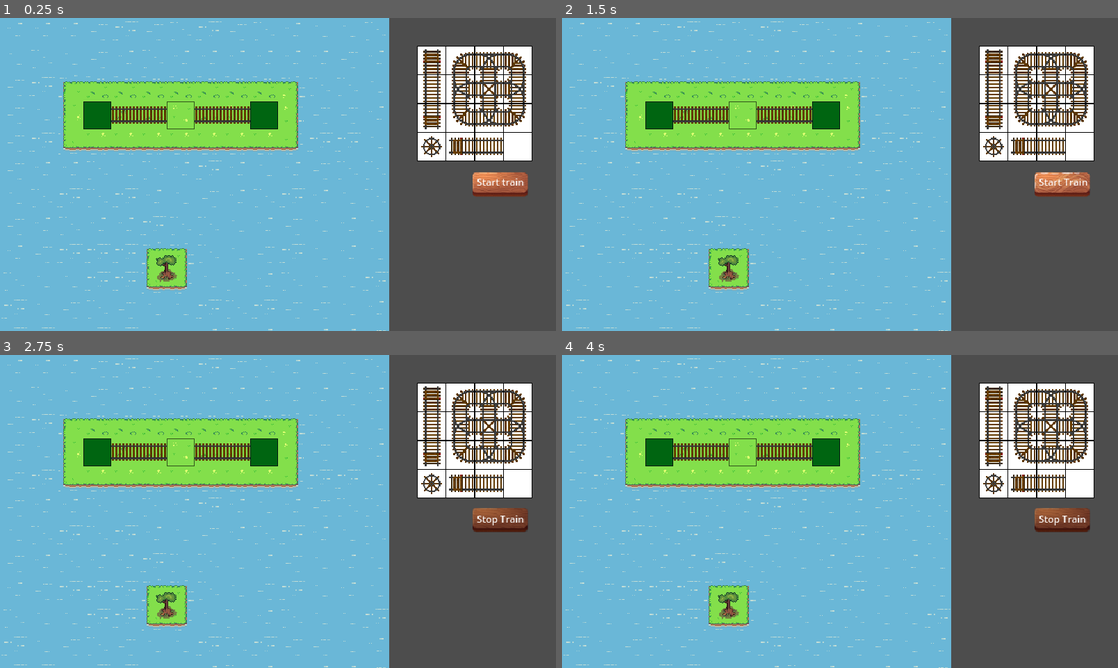
Above: before the commit, frames 1-4 (two rows, left to right).
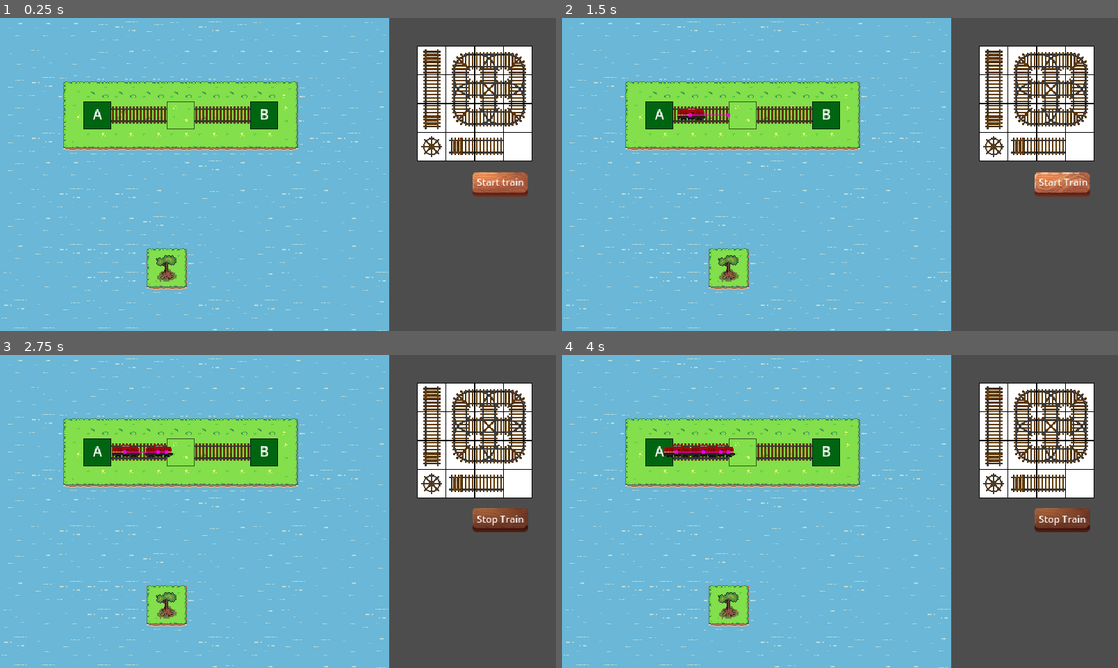
Above: after the commit, the same moments.

Repository: Deadlocz/UOL-Game-Jam-13
Game: Godot game, scene res://Level/level_1.tscn
Same seed, same stepped clock (60 frames per second), same inputs: the game is played once before the commit and once after it. This scene is started directly instead of the project's main scene. Sound files missing from this copy of the repository are replaced by a short silence.
Inputs:
- Up to frame 1 (0.25 s): no input
- Up to frame 2 (1.5 s): click "Start train" at 0.5 s; click "Stop Train" at 1.25 s
- Up to frame 3 (2.75 s): click "Start Train" at 2 s
- Up to frame 4 (4 s): click "Stop Train" at 2.75 s; click "Start Train" at 3.5 s

The runs differ from the first frame. In frame 1, less than 0.1% of the frame differs, in the area x 16-49%, y 29-33%; in frame 2, 0.2%; in frame 3, 0.4%; in frame 4, 0.5%, in the area x 16-49%, y 28-33%.
Error before the commit: Cannot call method 'get_children' on a null value. (res://Level/level.gd:21)

Commit message:
stations can spawn trains

Diff:
--- a/train-track-manic/Actors/Station/Station.tscn
+++ b/train-track-manic/Actors/Station/Station.tscn
@@ -2,20 +2,18 @@
 
 [ext_resource type="Script" uid="uid://4wimxhiuvepe" path="res://Actors/Station/station.gd" id="1_i7yr1"]
 [ext_resource type="Texture2D" uid="uid://cevxnvakewmme" path="res://Level/test.png" id="1_v4yli"]
-[ext_resource type="Script" uid="uid://ckw0hvfb2b3t3" path="res://Actors/Station/train_schedule.gd" id="2_tin2x"]
-
-[sub_resource type="Resource" id="Resource_rfmgo"]
-script = ExtResource("2_tin2x")
-metadata/_custom_type_script = "uid://ckw0hvfb2b3t3"
-
-[sub_resource type="Resource" id="Resource_tin2x"]
-script = ExtResource("2_tin2x")
-metadata/_custom_type_script = "uid://ckw0hvfb2b3t3"
 
 [node name="Station" type="Node2D" unique_id=647371737 groups=["Station"]]
 script = ExtResource("1_i7yr1")
-trains = Array[ExtResource("2_tin2x")]([SubResource("Resource_rfmgo"), SubResource("Resource_tin2x")])
 
 [node name="Sprite2D" type="Sprite2D" parent="." unique_id=7544768]
 modulate = Color(1.3957917e-06, 0.41966248, 0.31213915, 1)
 texture = ExtResource("1_v4yli")
+
+[node name="Label" type="Label" parent="." unique_id=539563399]
+unique_name_in_owner = true
+offset_left = -5.0
+offset_top = -13.0
+offset_right = 35.0
+offset_bottom = 10.0
+text = "A"
--- a/train-track-manic/Actors/Station/station.gd
+++ b/train-track-manic/Actors/Station/station.gd
@@ -1,7 +1,18 @@
+@tool
 class_name Station
 extends Node2D
 
-@export var label: String = "A"
+
+const SLOW_TRAIN_SCENE = preload("res://Actors/Train/SlowTrain.tscn")
+const NORMAL_TRAIN_SCENE = preload("res://Actors/Train/SlowTrain.tscn") #TODO: replace when normal train da
+const FAST_TRAIN_SCENE = preload("res://Actors/Train/FastTrain.tscn")
+
+
+## Label is used to find this station as a target
+@export var label: String = "A":
+	set(value):
+		label = value
+		%Label.text = label
 
 ## Assign targets here, each target spawns a train
 @export var trains: Array[TrainSchedule]
@@ -10,6 +21,39 @@
 func _ready() -> void:
 	Event.start_trains.connect(on_start_trains)
 
+## main function that spawns trains
+func on_start_trains() -> void:
+	for schedule: TrainSchedule in trains:
+		var target := get_target_station(schedule.target)
+		if not target:
+			push_error("target station not found")
+			continue
 
-func on_start_trains() -> void:
-	pass
+		await get_tree().create_timer(schedule.start_delay).timeout
+		var train = create_train(schedule.train_type)
+		train.target = target
+		add_child(train)
+
+func create_train(type: Enum.TrainType) -> Train:
+	match type:
+		Enum.TrainType.SLOW:
+			return SLOW_TRAIN_SCENE.instantiate()
+
+		Enum.TrainType.NORMAL:
+			return NORMAL_TRAIN_SCENE.instantiate()
+
+		Enum.TrainType.FAST:
+			return FAST_TRAIN_SCENE.instantiate()
+
+		_:
+			push_error("Wrong train type")
+			return null
+
+## finds station by looking up every station in group
+func get_target_station(target_label: String) -> Station:
+	var stations := get_tree().get_nodes_in_group("Station")
+	for station: Station in stations:
+		if station.label == target_label:
+			return station
+
+	return null
--- a/train-track-manic/Actors/Station/train_schedule.gd
+++ b/train-track-manic/Actors/Station/train_schedule.gd
@@ -3,15 +3,8 @@
 
 
 ## Type of train to spawn
-@export var train_type: TrainType = TrainType.Normal
-## Delay in seconds to spawn this train
+@export var train_type: Enum.TrainType = Enum.TrainType.NORMAL
+## Delay in seconds after last train to spawn this one
 @export var start_delay: float = 0.0
 ## Target station this train will try to get to
-@export var target: String
-
-
-enum TrainType {
-	Slow,
-	Normal,
-	Fast,
-}
+@export var target: String = "A"
--- a/train-track-manic/Level/level.gd
+++ b/train-track-manic/Level/level.gd
@@ -1,6 +1,6 @@
 extends Node2D
 
-@onready var grid: GridContainer = $Grid
+@export var grid: GridContainer
 
 
 var object: TrackTile = null
--- a/train-track-manic/Level/level_1.tscn
+++ b/train-track-manic/Level/level_1.tscn
@@ -10,8 +10,14 @@
 [ext_resource type="PackedScene" uid="uid://e0bhy6f25e6y" path="res://Actors/Station/Station.tscn" id="8_w3gjf"]
 [ext_resource type="Script" uid="uid://ckw0hvfb2b3t3" path="res://Actors/Station/train_schedule.gd" id="9_mkoc1"]
 
-[node name="Level1" type="Node2D" unique_id=1004307011]
+[sub_resource type="Resource" id="Resource_mkoc1"]
+script = ExtResource("9_mkoc1")
+target = "B"
+metadata/_custom_type_script = "uid://ckw0hvfb2b3t3"
+
+[node name="Level1" type="Node2D" unique_id=1004307011 node_paths=PackedStringArray("grid")]
 script = ExtResource("1_8uf8f")
+grid = NodePath("Puzzle/Grid")
 
 [node name="UI" type="Node" parent="." unique_id=61453902]
 
@@ -61,9 +67,10 @@
 
 [node name="Station" parent="Puzzle" unique_id=647371737 instance=ExtResource("8_w3gjf")]
 position = Vector2(112, 112)
-trains = Array[ExtResource("9_mkoc1")]([null])
+trains = Array[ExtResource("9_mkoc1")]([SubResource("Resource_mkoc1")])
 
 [node name="Station2" parent="Puzzle" unique_id=1708751712 instance=ExtResource("8_w3gjf")]
 position = Vector2(304, 112)
+label = "B"
 
 [connection signal="gui_input" from="Puzzle/Grid" to="." method="_on_grid_gui_input"]
--- a/train-track-manic/Level/schmevel.tscn
+++ b/train-track-manic/Level/schmevel.tscn
@@ -1,12 +1,12 @@
 [gd_scene format=4 uid="uid://cy1seo7nqbef7"]
 
 [ext_resource type="Script" uid="uid://bbgfp76omngdl" path="res://Level/schmevel.gd" id="1_hcjw8"]
-[ext_resource type="TileSet" path="res://Level/ground.tres" id="2_m0bew"]
+[ext_resource type="TileSet" uid="uid://chqweth4bxyll" path="res://Level/ground.tres" id="2_m0bew"]
 [ext_resource type="TileSet" uid="uid://dwjjjcil6r31r" path="res://Level/accessoire.tres" id="3_kx012"]
 [ext_resource type="TileSet" uid="uid://b4a2cqdy5q21w" path="res://Level/rails.tres" id="4_g0nup"]
 [ext_resource type="PackedScene" uid="uid://bo1cpe7ekrm1q" path="res://grid_map/Grid.tscn" id="5_42xew"]
 [ext_resource type="PackedScene" uid="uid://e0bhy6f25e6y" path="res://Actors/Station/Station.tscn" id="6_kx012"]
-[ext_resource type="PackedScene" uid="uid://bit1ui22aykpx" path="res://Actors/Train/Train.tscn" id="7_g0nup"]
+[ext_resource type="PackedScene" uid="uid://bit1ui22aykpx" path="res://Actors/Train/FastTrain.tscn" id="7_g0nup"]
 
 [node name="Level" type="Node2D" unique_id=1004307011]
 script = ExtResource("1_hcjw8")
--- /dev/null
+++ b/train-track-manic/enums.gd
@@ -0,0 +1,8 @@
+extends Node
+
+
+enum TrainType {
+	SLOW,
+	NORMAL,
+	FAST,
+}
--- a/train-track-manic/project.godot
+++ b/train-track-manic/project.godot
@@ -19,6 +19,7 @@
 
 Event="*uid://cyv2qxoxcer25"
 Bgm="*uid://d241kicjwuen3"
+Enum="*uid://n5odncwc5o2r"
 
 [display]
 
Renamed: train-track-manic/Actors/Train/Train.tscn -> train-track-manic/Actors/Train/FastTrain.tscn
Renamed: train-track-manic/Actors/Train/TrainGreen.tscn -> train-track-manic/Actors/Train/SlowTrain.tscn
Not shown, added: train-track-manic/enums.gd.uid
